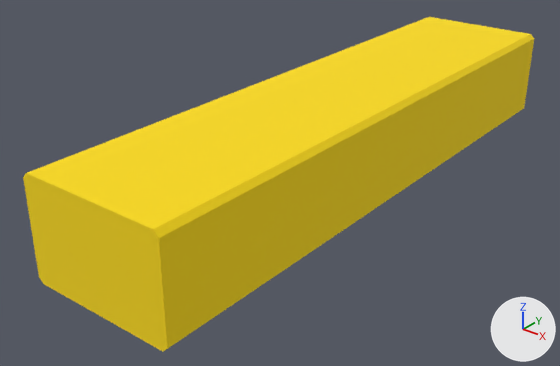
Renders of the OBJ model assets/factory/mesh/factory_insertion/factory_rectangular_peg_12mm_tight_subdiv_3x.obj from each side of a commit.
One viewpoint serves both versions: a camera (50 mm lens) standing at (0.0332, -0.0738, 0.024) and looking at (-0.0025, -0.0292, -0.0036). Lighting does not change. The marker at lower right points along +X, +Y and +Z. Where no turn or scale is listed for an object, it has been applied to the vertices.
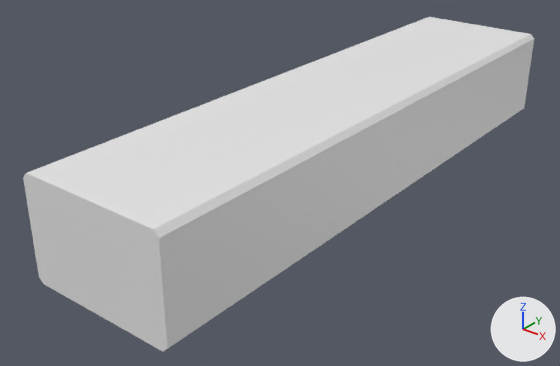
What the commit changed:
me_mesh0 has 81 vertices, 128 faces and spans x 0.006, y -0.05..0.0, z -0.0036..0.0036.
me_mesh0 no longer uses material mat_0_980392_0_713725_0_003922_0_000000_0_000000 (yellow #fddc0d).
me_mesh1 has 81 vertices, 128 faces and spans x 0.0056..0.006, y -0.05..0.0, z 0.0036..0.004.
me_mesh1 no longer uses material mat_0_980392_0_713725_0_003922_0_000000_0_000000 (yellow #fddc0d).
me_mesh2 has 81 vertices, 128 faces and spans x -0.0056..0.0056, y -0.05..0.0, z 0.004.
me_mesh2 no longer uses material mat_0_980392_0_713725_0_003922_0_000000_0_000000 (yellow #fddc0d).
me_mesh5 has 225 vertices, 384 faces and spans x -0.006..0.006, y -0.05, z -0.004..0.004.
me_mesh5 no longer uses material mat_0_980392_0_713725_0_003922_0_000000_0_000000 (yellow #fddc0d).

Location of each change, (x1, y1, x2, y2) in pixels of the pictures (560 x 366 px):
'mesh2', recoloured (yellow to white): (27, 17, 530, 229) in both
'mesh0', recoloured (yellow to grey): (159, 39, 534, 349) in both
'mesh5', recoloured (yellow to grey): (23, 173, 167, 351) in both
'mesh1', recoloured (yellow to grey): (153, 34, 534, 238) in both
